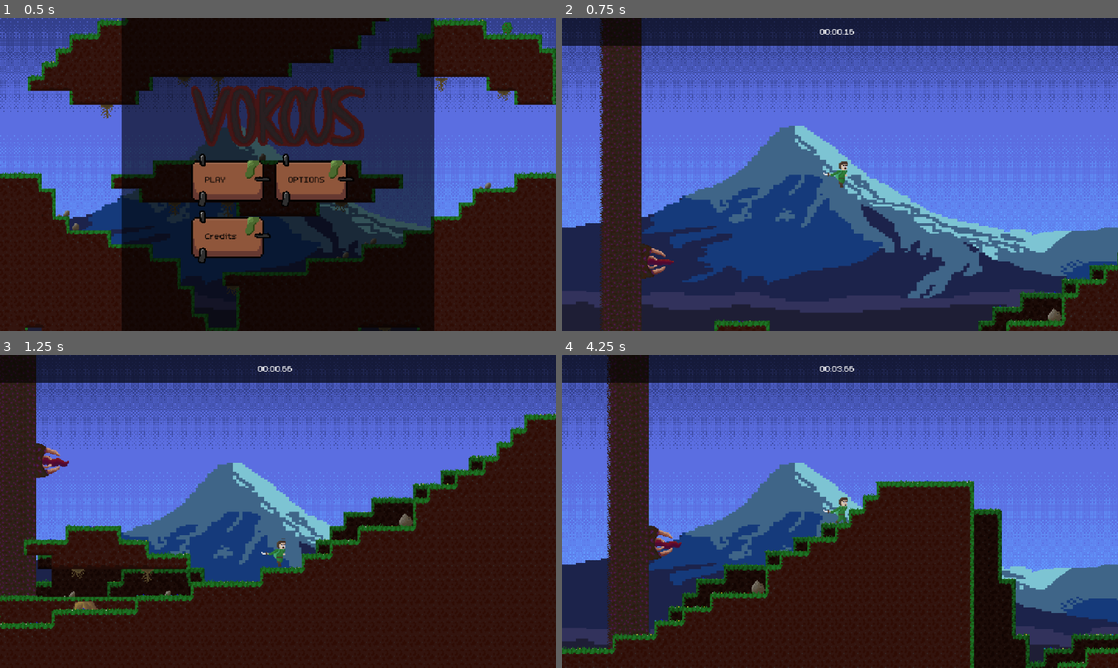
Above: before the commit, frames 1-4 (two rows, left to right).
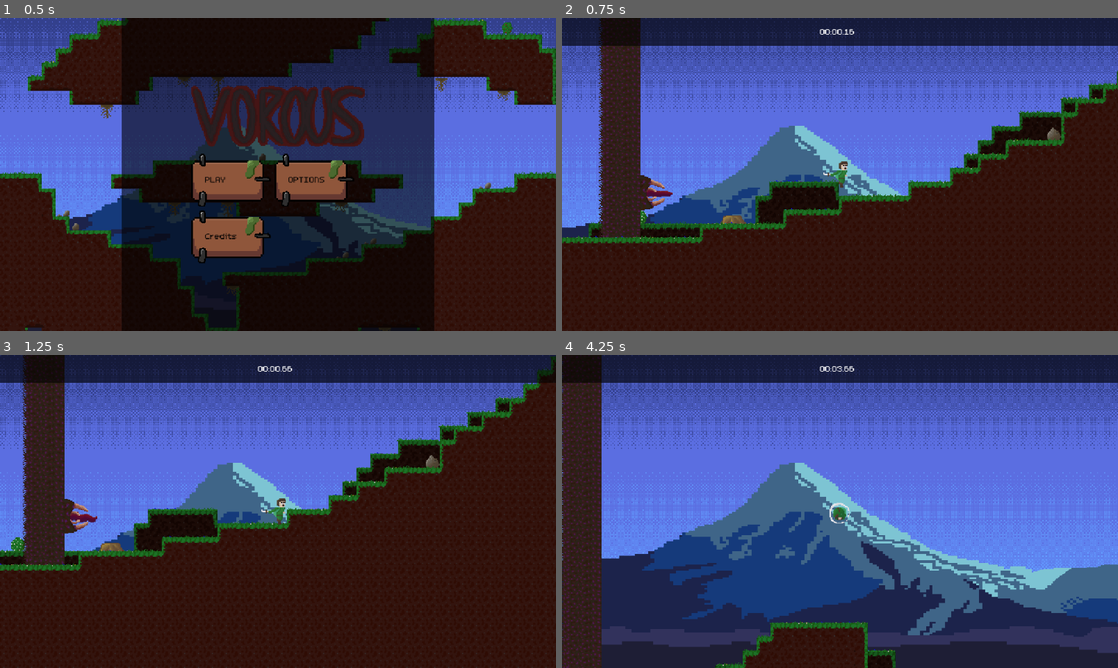
Above: after the commit, the same moments.

Repository: Skuffy808/Vorous
Game: Godot game, scene res://scenes/main_menu.tscn
Two runs of this game, one before a commit and one after it. Both use one fixed random seed, a clock stepped at 60 frames per second and the inputs below.
Inputs (mouse positions are in pixels of both pictures, inside the frame that each line leads up to):
- Up to frame 1 (0.5 s): no input
- Up to frame 2 (0.75 s): click "PLAY" at 0.5 s
- Up to frame 3 (1.25 s): no input
- Up to frame 4 (4.25 s): tap Enter (ui_accept) at 1.25, 1.52, 2.27, 3.77 s; move the mouse to (962, 495) at 1.27 s; tap Mouse wheel up (zoom_in) at 1.35, 2.85 s; move the mouse to (728, 527) at 2.02 s; tap Mouse wheel down (zoom_out) at 2.1, 3.6 s; move the mouse to (895, 442) at 2.77 s; move the mouse to (812, 574) at 3.52 s

Frame 1 is identical in both runs. In frame 2, 46% of the frame differs, in the area x 0-100%, y 0-100%; in frame 3, 25%; in frame 4, 42%.

Commit message:
balance game

Diff:
--- a/scenes/game.tscn
+++ b/scenes/game.tscn
@@ -24,12 +24,14 @@
 position = Vector2(59, 149)
 
 [node name="PlatformManager" type="Node2D" parent="."]
-position = Vector2(0, 310)
+position = Vector2(0, 195)
 script = ExtResource("2_lbhrr")
+
+[node name="Cliff1" parent="PlatformManager" instance=ExtResource("12_dinhu")]
 
 [node name="Player" parent="." instance=ExtResource("1_lnu2h")]
 z_index = 1
-position = Vector2(319, 16)
+position = Vector2(320, 109)
 
 [node name="Camera2D" type="Camera2D" parent="Player"]
 zoom = Vector2(-1, -1)
@@ -155,7 +157,4 @@
 [node name="CollisionShape2D" type="CollisionShape2D" parent="Killzone"]
 shape = SubResource("WorldBoundaryShape2D_kvpfn")
 
-[node name="Cliff1" parent="." instance=ExtResource("12_dinhu")]
-position = Vector2(0, 310)
-
 [connection signal="timeout" from="CanvasLayer/DeathMenu/Timer" to="CanvasLayer/DeathMenu" method="_on_timer_timeout"]
--- a/scripts/platform_manager.gd
+++ b/scripts/platform_manager.gd
@@ -3,7 +3,7 @@
 @onready var player = $"../Player"
 
 var platforms = []
-var spawn_x = 0  # This is the X position where the next platform will spawn
+var spawn_x = 1152  # This is the X position where the next platform will spawn
 
 const PLATFORM_WIDTH = 1152
 const PLATFORM_Y = 0  # Fixed vertical position for all platforms
--- a/scripts/player.gd
+++ b/scripts/player.gd
@@ -4,7 +4,7 @@
 @onready var audio_stream_player: AudioStreamPlayer = $AudioStreamPlayer
 
 var speed = 200.0
-const JUMP_VELOCITY = -300.0
+const JUMP_VELOCITY = -500.0
 var jumped = false
 
 func _physics_process(delta: float) -> void:
--- a/scripts/worm.gd
+++ b/scripts/worm.gd
@@ -4,12 +4,18 @@
 @onready var head_sprite_2d: Sprite2D = $HeadSprite2D
 @onready var animated_sprite_2d: AnimatedSprite2D = $AnimatedSprite2D
 
-const SPEED = 100.0
+var speed = 100.0  # Start speed
+const MAX_SPEED = 200.0
+const SPEED_INCREMENT = 10.0  # How much speed increases per second
+
 const FOLLOW_SPEED = 1.0
 const ROTATE_SPEED = 0.1
 
 func _physics_process(delta: float) -> void:
-	position.x += SPEED * delta
+	# Increase speed gradually, but clamp max to 300
+	speed = clamp(speed + SPEED_INCREMENT * delta, 0, MAX_SPEED)
+
+	position.x += speed * delta
 
 	if player.position.y > 0 and player.position.y < 360:
 		position.y = lerp(position.y, player.position.y, FOLLOW_SPEED * delta)
